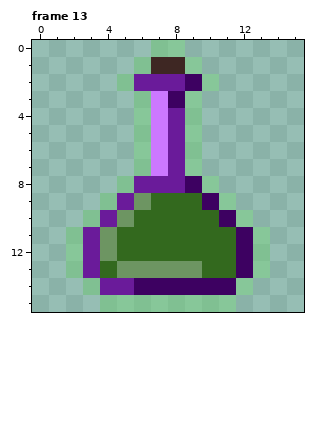
Pixel-art file -- GameData/图片素材/icon_16x16.aseprite. The first picture shows the starting point.
16x16 pixels, 33 frames. Pixels under 10% opacity are left out. Colours within 5 levels of each other are drawn and written as one. Shown: frame 13. The commit also changed other frames, which this record leaves out.
Now the later version:
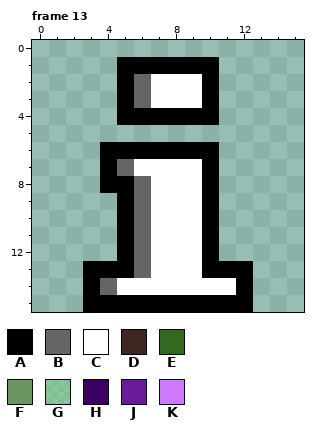
Palette (. is transparent): A #000000  B #656565  C #ffffff  D #3e2723  E #33691e  F #6d9562  G #72d57267  H #3d0161  J #6a1b9a  K #cc78ff
The exact change:
layer "Medicine" now hidden
layer "features" now shown
Changed rows in their new state; - is an unchanged pixel.
Frame 13:
first column x 2:
 0 -----..-----
 1 ---AAAAAA---
 2 ---ABCCCA---
 3 ---ABCCCA---
 4 ---AAAAAA---
 5 ----....----
 6 --AAAAAAA---
 7 --ABCCCCA---
 8 --AABCCCA---
 9 --.ABCCCA.--
10 -..ABCCCA..-
11 ...ABCCCA...
12 ...ABCCCA...
13 .AAABCCCAAA.
14 -ABCCCCCCCA-
15 -AAAAAAAAAA-
